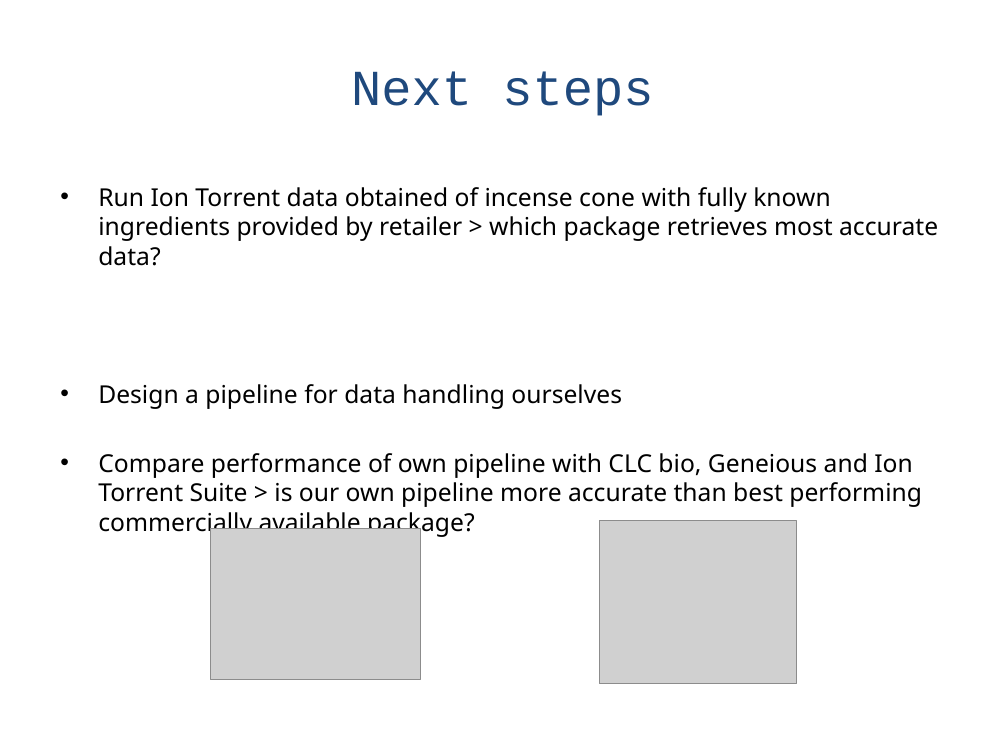
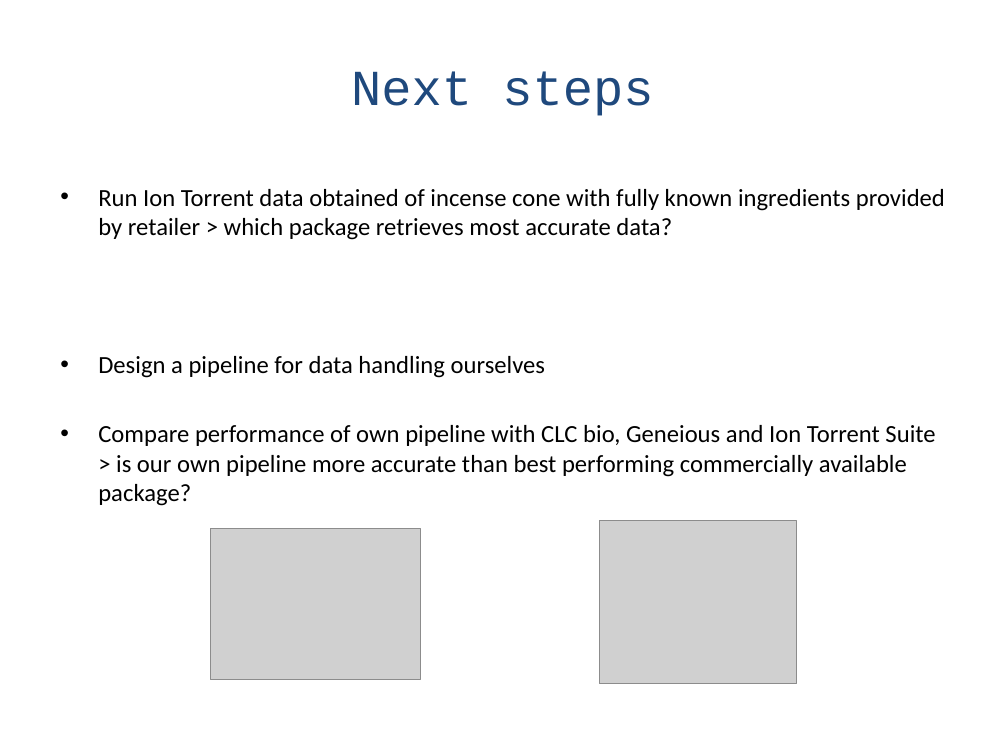
Before and after one commit to naturalis/HTS-barcode-checker, a slide deck: slide 18 of doc/Presentation.pptx (slide 19 before the commit). Drawn at 1008x756 pixels with LibreOffice and Linux fonts; fonts in the diff are those of the drawing; grey boxes stand for pictures. Boxes give left, top, right and bottom in pixels: in the first picture for what was removed or moved away, otherwise in the second. Text is boxed around its words. In the diff, an @@ line names an element or a change of style, - is before the commit and + after.

```diff
--- a/doc/Presentation.pptx
+++ b/doc/Presentation.pptx
@@ text "Run Ion Torrent data obtained ..." at (x1=98, y1=189, x2=945, y2=506): font Noto Sans to Calibri @@
```
Also in this commit, not shown: 5 other slides changed, 1 slide added, 2 slides removed, 6 other files.
